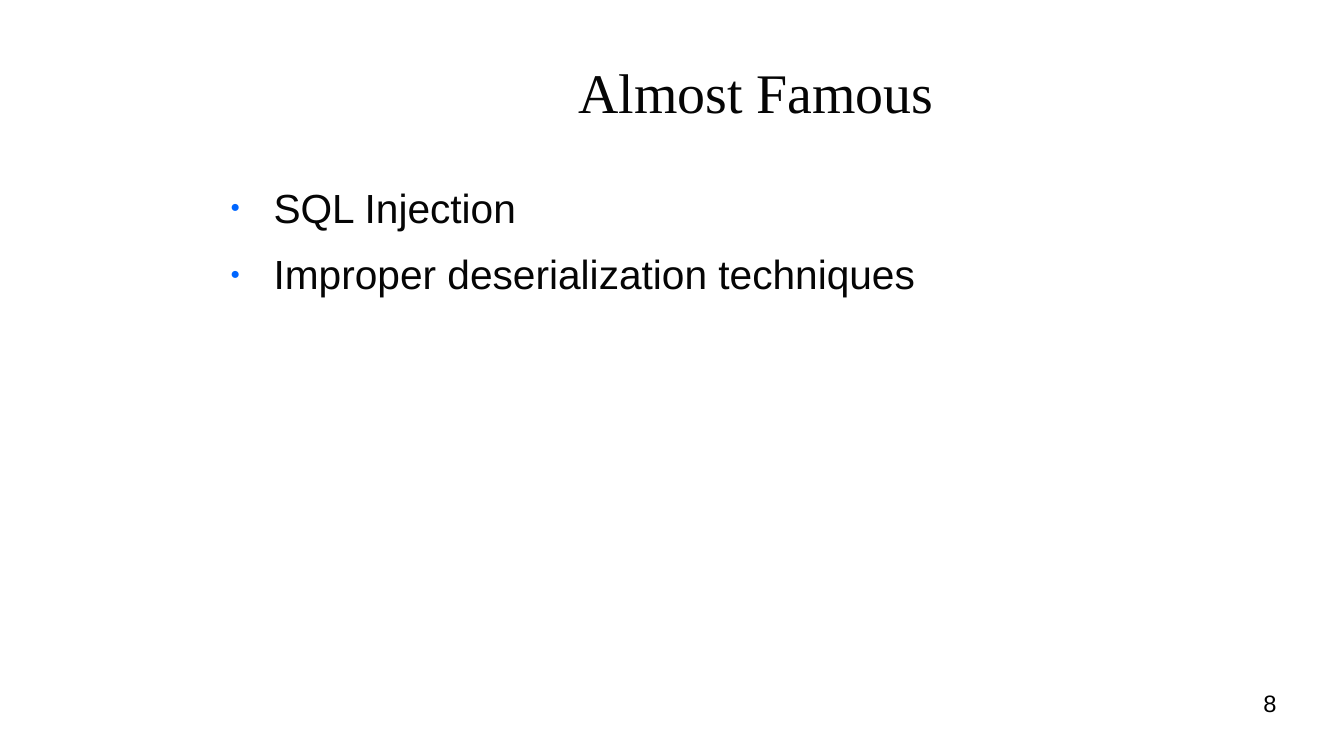
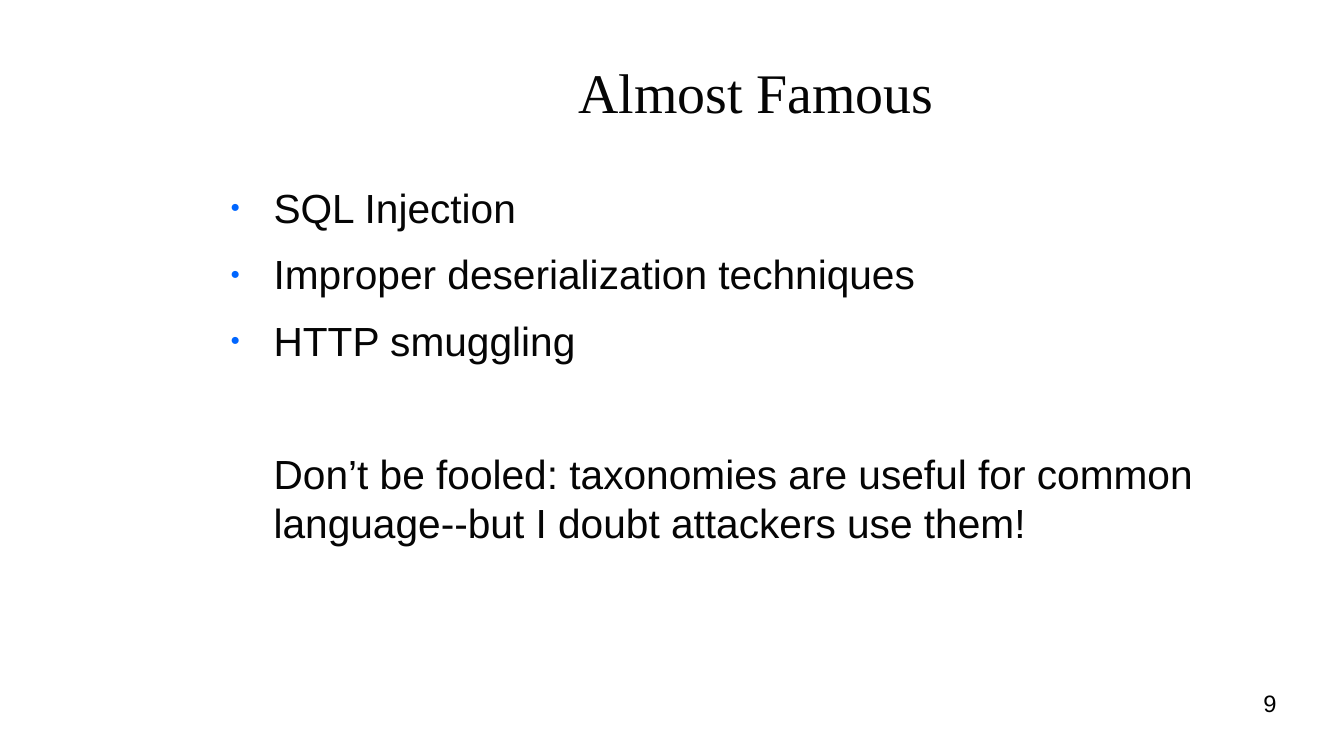
Before and after one commit to niceyeti/DeepSeq, a slide deck: slide 9 of security/top_cves.odp (slide 8 before the commit). Drawn at 1344x756 pixels with LibreOffice and Linux fonts; fonts in the diff are those of the drawing; background and template pictures are left out. Boxes give left, top, right and bottom in pixels: in the first picture for what was removed or moved away, otherwise in the second. Text is boxed around its words. In the diff, an @@ line names an element or a change of style, - is before the commit and + after.

```diff
--- a/security/top_cves.odp
+++ b/security/top_cves.odp
@@ text at (274, 326, 1193, 546): paragraphs added @@
+● HTTP smuggling
+Don’t be fooled: taxonomies are useful for common language--but I doubt attackers use them!
@@ page number at (1263, 695, 1276, 713): text changed @@
-8
+9
```
Also in this commit, not shown: 8 other slides changed, 2 slides added, 2 other files.
